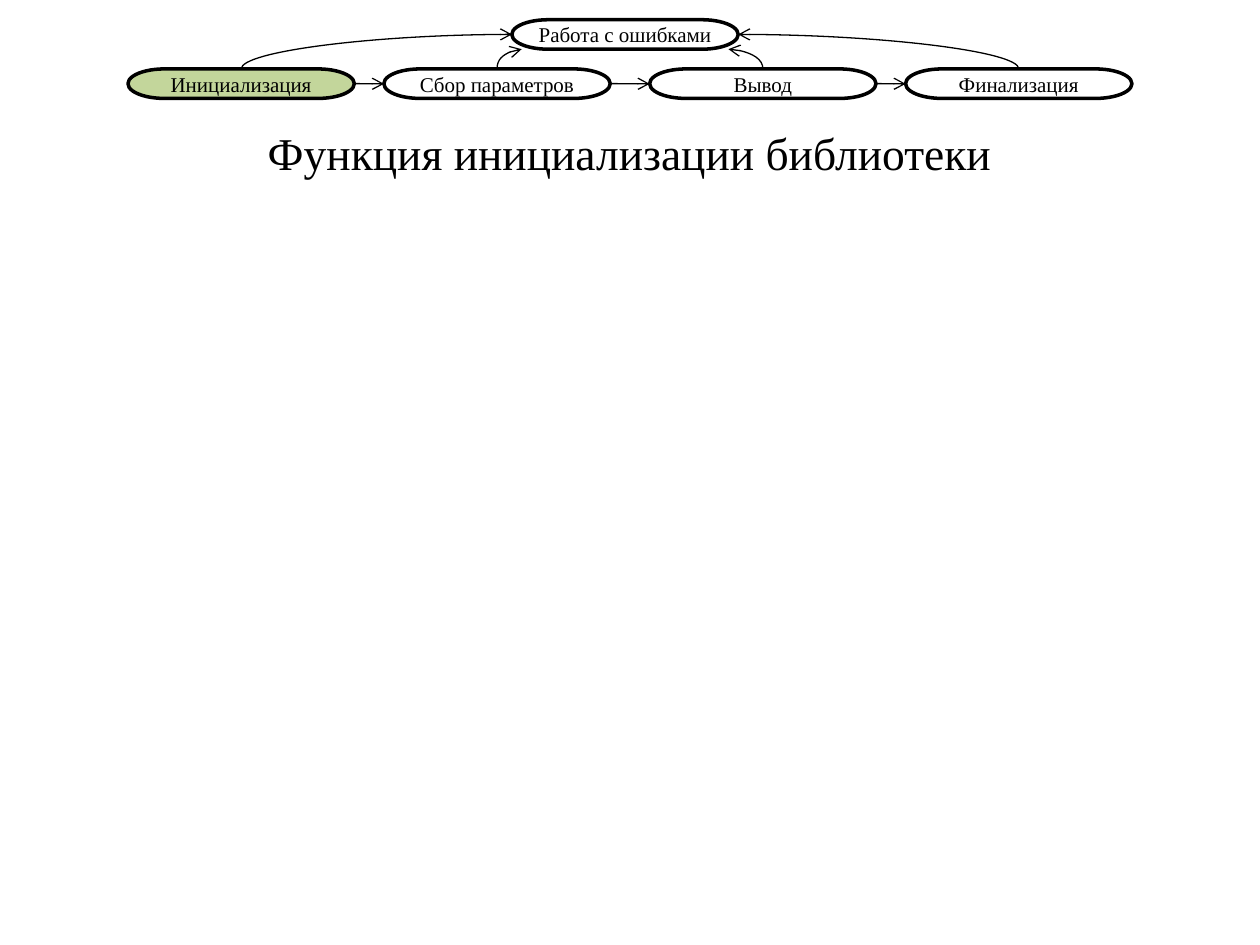
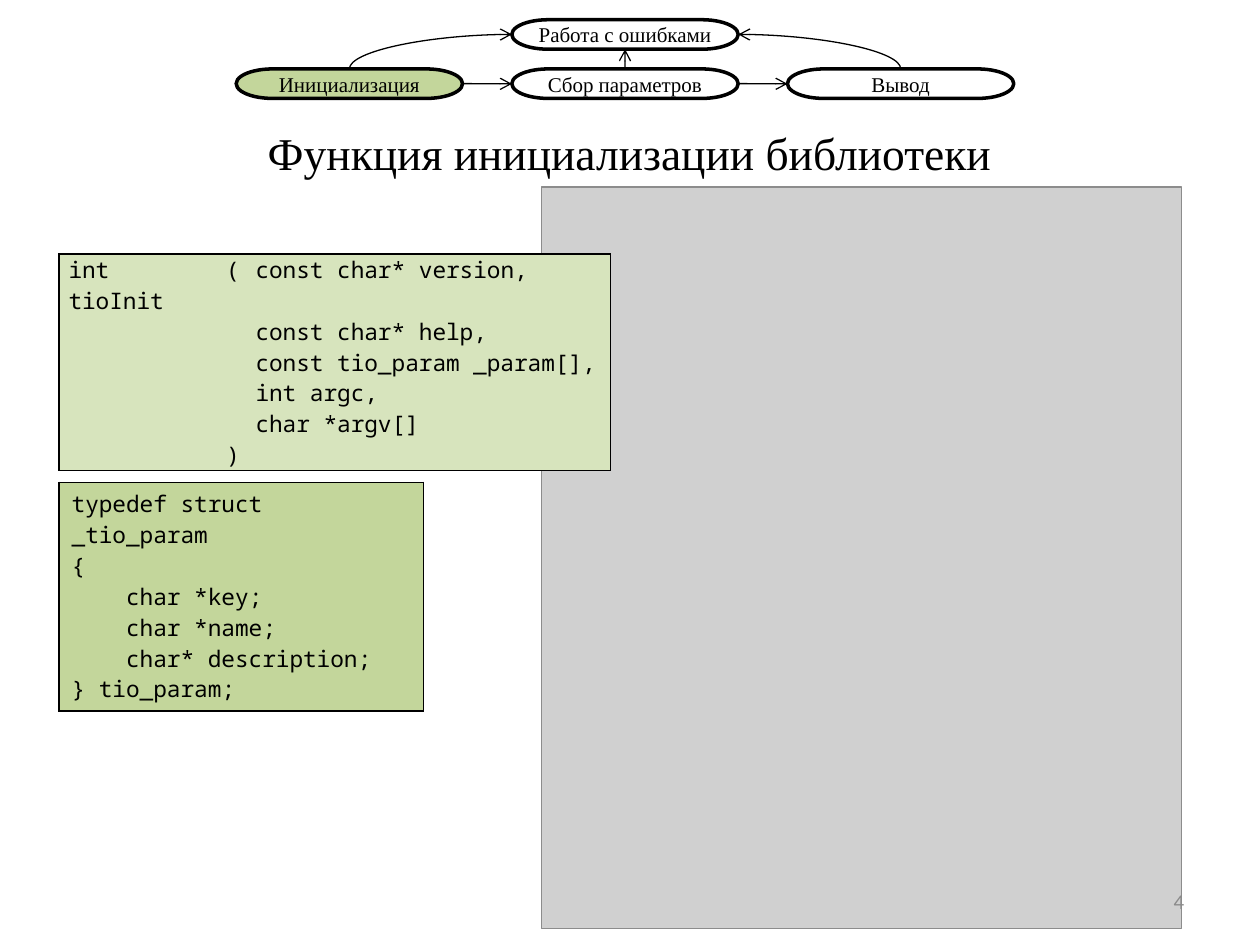
Before and after one commit to nwcfang/diplom_report, a slide deck: slide 4 of presentation/presentation.pptx. Drawn at 1260x945 pixels with LibreOffice and Linux fonts; fonts in the diff are those of the drawing; grey boxes stand for pictures. Boxes give left, top, right and bottom in pixels: in the first picture for what was removed or moved away, otherwise in the second. Text is boxed around its words. In the diff, an @@ line names an element or a change of style, - is before the commit and + after.

```diff
--- a/presentation/presentation.pptx
+++ b/presentation/presentation.pptx
@@ curved arrow moved from (241, 69) - (512, 34) to (349, 69) - (512, 34) @@
@@ curved arrow moved from (498, 69) - (522, 49) to (625, 69) - (625, 49) @@
@@ curved arrow moved from (762, 69) - (728, 49) to (901, 69) - (738, 34) @@
@@ curved arrow removed from (1019, 69) to (738, 34) @@
@@ pill shape "Инициализация": place and size @@
-pill shape "Инициализация" at [129, 69, 355, 98]
+pill shape "Инициализация" at [236, 69, 462, 98]
@@ curved arrow moved from (354, 83) - (384, 84) to (462, 83) - (512, 84) @@
@@ pill shape "Cбор параметров": place and size @@
-pill shape "Cбор параметров" at [384, 69, 611, 98]
+pill shape "Cбор параметров" at [512, 69, 738, 98]
@@ curved arrow moved from (610, 83) - (650, 84) to (738, 83) - (788, 84) @@
@@ pill shape "Вывод": place and size @@
-pill shape "Вывод" at [650, 69, 877, 98]
+pill shape "Вывод" at [788, 69, 1014, 98]
@@ curved arrow removed from (876, 83) to (906, 84) @@
@@ pill shape removed at [906, 69, 1133, 98] @@
-Финализация
@@ picture added at [542, 186, 1182, 929] @@
@@ table added at [59, 255, 610, 442], 6 rows, 3 columns @@
+int tioInit | ( | const char* version,
+ |  | const char* help,
+ |  | const tio_param _param[],
+ |  | int argc,
+ |  | char *argv[]
+ | ) | 
@@ table added at [59, 483, 423, 707], 1 rows, 1 columns @@
+typedef struct _tio_param / { / char *key; / char *name; / char* description; / } tio_param;
@@ page number added at [1174, 891, 1185, 915], 12 pt, text #8C8C8C @@
+4
```
Also in this commit, not shown: 10 other slides changed, 1 slide added, 8 other files.
